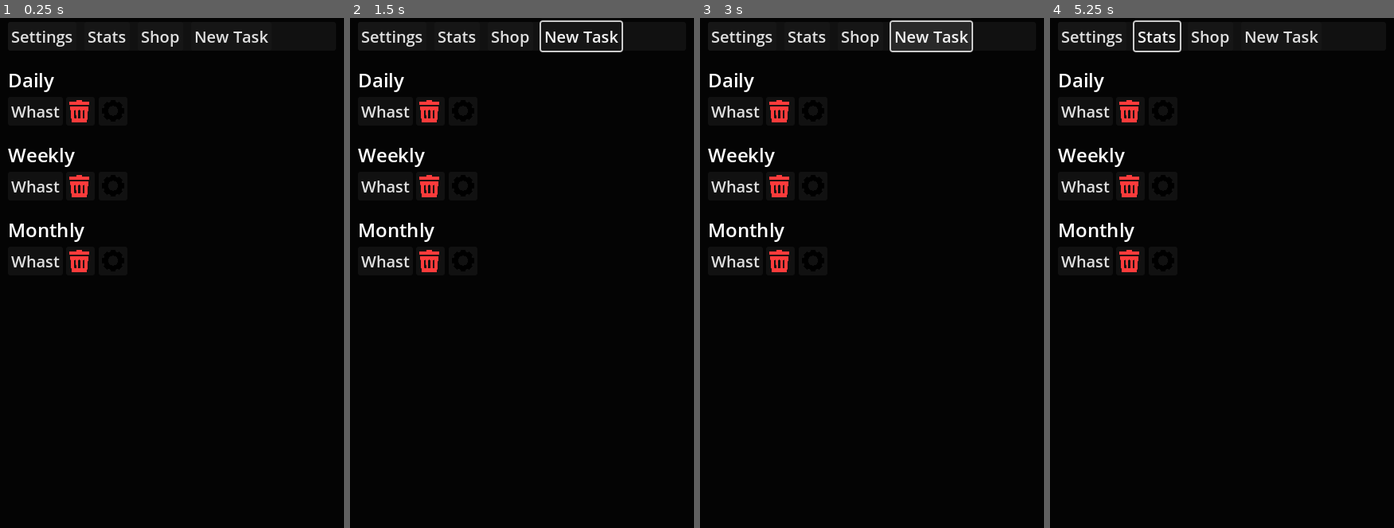
Above: before the commit, frames 1-4 (left to right).
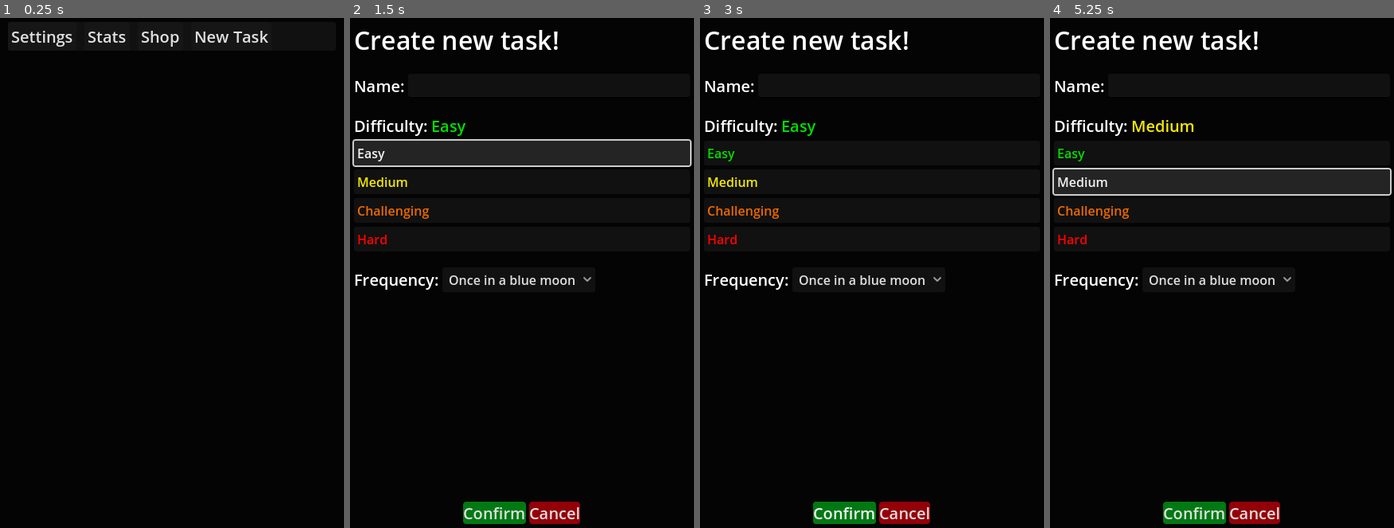
Above: after the commit, the same moments.

Repository: izzyn/Todopamine
Game: Godot game, scene res://Main.tscn
Two runs of this game, one before a commit and one after it. Both use one fixed random seed, a clock stepped at 60 frames per second and the inputs below.
Inputs (mouse positions are in pixels of both pictures, inside the frame that each line leads up to):
- Up to frame 1 (0.25 s): no input
- Up to frame 2 (1.5 s): click "New Task" at 0.5 s; click (522, 150) at 1.25 s, where only the run after the commit has a clickable "Easy"
- Up to frame 3 (3 s): click (872, 150) at 2 s, where only the run after the commit has a clickable "Easy"; click "New Task" (after the commit: "Confirm") at 2.75 s
- Up to frame 4 (5.25 s): click (1194, 512) at 3.5 s, where only the run after the commit has a clickable "Confirm"; click (1156, 38) at 4.25 s, where only the run before the commit has a clickable "Stats"; click (1222, 181) at 5 s, where only the run after the commit has a clickable "Medium"

The runs differ from the first frame. In frame 1, 1.7% of the frame differs, in the area x 2-26%, y 10-50%; in frame 2, 11%, in the area x 0-100%, y 0-100%; in frame 3, 7.1%; in frame 4, 10%.

Commit message:
added saving :)

Diff:
--- /dev/null
+++ b/Cancelbutton.gd
@@ -0,0 +1,15 @@
+extends Button
+
+
+# Called when the node enters the scene tree for the first time.
+func _ready():
+	pass # Replace with function body.
+
+
+# Called every frame. 'delta' is the elapsed time since the previous frame.
+func _process(delta):
+	pass
+
+func _pressed():
+	get_tree().change_scene_to_file("res://Main.tscn")
+	pass
--- /dev/null
+++ b/Confirmtaskbutton.gd
@@ -0,0 +1,51 @@
+extends Button
+
+
+# Called when the node enters the scene tree for the first time.
+func _ready():
+	pass # Replace with function body.
+
+
+# Called every frame. 'delta' is the elapsed time since the previous frame.
+func _process(delta):
+	pass
+
+func _pressed():
+	var root = get_tree().get_root().get_node("MarginContainer")
+	var tname = root.get_node("VBoxContainer/HBoxContainer/LineEdit").get_text()
+	print(tname)
+	for t : Task in Globals.task_manager.total_tasks:
+		if t.name == tname:
+			#handle same name error
+			return
+	if tname == "":
+		#handle empty name error
+		return
+	if len(tname) > 25:
+		#Handle too long name error
+		return
+	var diff = root.get_node("VBoxContainer/VBoxContainer/HBoxContainer/Difficulty_label").diff
+
+	if diff == -1:
+		#handle no difficulty error
+		return
+
+	print(Task.Difficulty.keys()[diff])
+
+	var occurance = root.get_node("VBoxContainer/HBoxContainer2/OptionButton").get_selected()
+
+	if occurance == 5:
+		#no occurence error
+		return
+
+	print(Task.Type.keys()[occurance])
+
+	var task = Task.new()
+	task.name = tname
+	task.difficulty = diff
+	task.type = occurance
+	Globals.task_manager.total_tasks.append(task)
+	Globals.task_manager.current_tasks.append(task)
+	Globals.save()
+	get_tree().change_scene_to_file("res://Main.tscn")
+	pass
--- a/Main.tscn
+++ b/Main.tscn
@@ -1,8 +1,9 @@
-[gd_scene load_steps=4 format=3 uid="uid://c5bwxbmpuw366"]
+[gd_scene load_steps=5 format=3 uid="uid://c5bwxbmpuw366"]
 
 [ext_resource type="Theme" uid="uid://c5m21a2q8faf" path="res://Buttontheme.tres" id="1_dldxu"]
 [ext_resource type="LabelSettings" uid="uid://dsj8lcax6rem7" path="res://Separatorlabel.tres" id="1_lv6yo"]
-[ext_resource type="PackedScene" uid="uid://kaa2pkxs8pn3" path="res://Taskname.tscn" id="1_wv4nj"]
+[ext_resource type="Script" path="res://Newtaskbutton.gd" id="2_wq7a2"]
+[ext_resource type="Script" path="res://TaskLoader.gd" id="3_njsod"]
 
 [node name="MarginContainer" type="MarginContainer"]
 anchors_preset = 15
@@ -46,53 +47,46 @@
 layout_mode = 2
 theme = ExtResource("1_dldxu")
 text = "New Task"
+script = ExtResource("2_wq7a2")
 
-[node name="VBoxContainer" type="VBoxContainer" parent="VBoxContainer"]
+[node name="Tasks" type="VBoxContainer" parent="VBoxContainer"]
 layout_mode = 2
 size_flags_horizontal = 0
 theme_override_constants/separation = 20
+script = ExtResource("3_njsod")
 
-[node name="VBoxContainer4" type="VBoxContainer" parent="VBoxContainer/VBoxContainer"]
+[node name="Daily" type="VBoxContainer" parent="VBoxContainer/Tasks"]
 layout_mode = 2
 
-[node name="Label" type="Label" parent="VBoxContainer/VBoxContainer/VBoxContainer4"]
+[node name="Label" type="Label" parent="VBoxContainer/Tasks/Daily"]
 layout_mode = 2
 text = "Daily"
 label_settings = ExtResource("1_lv6yo")
 
-[node name="VBoxContainer" type="VBoxContainer" parent="VBoxContainer/VBoxContainer/VBoxContainer4"]
+[node name="VBoxContainer" type="VBoxContainer" parent="VBoxContainer/Tasks/Daily"]
 layout_mode = 2
 size_flags_horizontal = 0
 
-[node name="Taskname" parent="VBoxContainer/VBoxContainer/VBoxContainer4/VBoxContainer" instance=ExtResource("1_wv4nj")]
+[node name="Weekly" type="VBoxContainer" parent="VBoxContainer/Tasks"]
 layout_mode = 2
 
-[node name="VBoxContainer6" type="VBoxContainer" parent="VBoxContainer/VBoxContainer"]
-layout_mode = 2
-
-[node name="Label" type="Label" parent="VBoxContainer/VBoxContainer/VBoxContainer6"]
+[node name="Label" type="Label" parent="VBoxContainer/Tasks/Weekly"]
 layout_mode = 2
 text = "Weekly"
 label_settings = ExtResource("1_lv6yo")
 
-[node name="VBoxContainer" type="VBoxContainer" parent="VBoxContainer/VBoxContainer/VBoxContainer6"]
+[node name="VBoxContainer" type="VBoxContainer" parent="VBoxContainer/Tasks/Weekly"]
 layout_mode = 2
 size_flags_horizontal = 0
 
-[node name="Taskname" parent="VBoxContainer/VBoxContainer/VBoxContainer6/VBoxContainer" instance=ExtResource("1_wv4nj")]
+[node name="Monthly" type="VBoxContainer" parent="VBoxContainer/Tasks"]
 layout_mode = 2
 
-[node name="VBoxContainer5" type="VBoxContainer" parent="VBoxContainer/VBoxContainer"]
-layout_mode = 2
-
-[node name="Label" type="Label" parent="VBoxContainer/VBoxContainer/VBoxContainer5"]
+[node name="Label" type="Label" parent="VBoxContainer/Tasks/Monthly"]
 layout_mode = 2
 text = "Monthly"
 label_settings = ExtResource("1_lv6yo")
 
-[node name="VBoxContainer" type="VBoxContainer" parent="VBoxContainer/VBoxContainer/VBoxContainer5"]
+[node name="VBoxContainer" type="VBoxContainer" parent="VBoxContainer/Tasks/Monthly"]
 layout_mode = 2
 size_flags_horizontal = 0
-
-[node name="Taskname" parent="VBoxContainer/VBoxContainer/VBoxContainer5/VBoxContainer" instance=ExtResource("1_wv4nj")]
-layout_mode = 2
--- a/Newtask.tscn
+++ b/Newtask.tscn
@@ -1,8 +1,10 @@
-[gd_scene load_steps=8 format=3 uid="uid://brl3ixt23ps88"]
+[gd_scene load_steps=10 format=3 uid="uid://brl3ixt23ps88"]
 
 [ext_resource type="LabelSettings" uid="uid://c4q8yv20ox6r8" path="res://Label.tres" id="1_1gn4d"]
 [ext_resource type="Script" path="res://Difficulty_label.gd" id="2_8pw2a"]
 [ext_resource type="Script" path="res://Difficultybutton.gd" id="2_hwshk"]
+[ext_resource type="Script" path="res://Confirmtaskbutton.gd" id="4_3f33a"]
+[ext_resource type="Script" path="res://Cancelbutton.gd" id="5_v0n4i"]
 
 [sub_resource type="LabelSettings" id="LabelSettings_f8w28"]
 font_size = 32
@@ -144,6 +146,7 @@
 theme_override_styles/disabled = SubResource("StyleBoxFlat_yaug0")
 theme_override_styles/focus = SubResource("StyleBoxFlat_yaug0")
 text = "Confirm"
+script = ExtResource("4_3f33a")
 
 [node name="Button" type="Button" parent="HBoxContainer"]
 layout_mode = 2
@@ -156,3 +159,4 @@
 theme_override_styles/disabled = SubResource("StyleBoxFlat_6r3pk")
 theme_override_styles/focus = SubResource("StyleBoxFlat_6r3pk")
 text = "Cancel"
+script = ExtResource("5_v0n4i")
--- /dev/null
+++ b/Newtaskbutton.gd
@@ -0,0 +1,15 @@
+extends Button
+
+
+# Called when the node enters the scene tree for the first time.
+func _ready():
+	pass # Replace with function body.
+
+
+# Called every frame. 'delta' is the elapsed time since the previous frame.
+func _process(delta):
+	pass
+
+func _pressed():
+	get_tree().change_scene_to_file("res://Newtask.tscn")
+	pass
--- /dev/null
+++ b/TaskLoader.gd
@@ -0,0 +1,43 @@
+extends VBoxContainer
+
+
+# Called when the node enters the scene tree for the first time.
+func _ready():
+	for c in get_children():
+		c.visible = false
+
+	for t in Globals.task_manager.current_tasks:
+		var task = preload("res://Taskname.tscn").instantiate()
+		task.get_node("Taskname/Button").text = t.name
+		var button = task.get_node("Taskname/Button")
+		match t.difficulty:
+			0:
+				button.add_theme_color_override("font_color", Globals.easy_color)
+			1:
+				button.add_theme_color_override("font_color", Globals.medium_color)
+			2:
+				button.add_theme_color_override("font_color", Globals.chal_color)
+			3:
+				button.add_theme_color_override("font_color", Globals.hard_color)
+		match t.type:
+			0:
+				get_node("Daily").add_child(task)
+				get_node("Daily").visible = true
+			1:
+				get_node("Daily").add_child(task)
+				get_node("Daily").visible = true
+			2:
+				get_node("Daily").add_child(task)
+				get_node("Daily").visible = true
+			3:
+				get_node("Weekly").add_child(task)
+				get_node("Weekly").visible = true
+			4:
+				get_node("Monthly").add_child(task)
+				get_node("Monthly").visible = true
+	pass # Replace with function body.
+
+
+# Called every frame. 'delta' is the elapsed time since the previous frame.
+func _process(delta):
+	pass
--- a/globals.gd
+++ b/globals.gd
@@ -1,5 +1,12 @@
 extends Node
 
+const SAVE_DIR = "user://saves/"
+const SAVE_FILE_NAME = "data.json"
+#Yeah!!
+var SECURITY_KEY = ""
+const SECURITY_FILE_NAME = "key"
+
+var characters = 'ABCDEFGHIJKLMNOPQRSTUVWXYZabcdefghijklmnopqrstuvwxyz0987654321'
 @export
 var easy_color : Color
 @export
@@ -9,12 +16,114 @@
 @export
 var hard_color : Color
 
+var player_data : PlayerData = PlayerData.new()
+var task_manager : TaskManager = TaskManager.new()
 
 # Called when the node enters the scene tree for the first time.
 func _ready():
+	var keydir = DirAccess.make_dir_absolute(SAVE_DIR)
+	load_data()
 	pass # Replace with function body.
 
 
 # Called every frame. 'delta' is the elapsed time since the previous frame.
 func _process(delta):
 	pass
+
+func generate_word(chars, length):
+	var word: String
+	var n_char = len(chars)
+	for i in range(length):
+		word += chars[randi()% n_char]
+	return word
+
+func get_key():
+	if not FileAccess.file_exists(SECURITY_FILE_NAME):
+		var writekey = FileAccess.open(SECURITY_FILE_NAME, FileAccess.WRITE)
+		if writekey == null:
+			print(FileAccess.get_open_error())
+			return
+		writekey.store_string(generate_word(characters, 50));
+		writekey.close()
+	var keyfile = FileAccess.open(SECURITY_FILE_NAME, FileAccess.READ)
+
+	if keyfile == null:
+		print(FileAccess.get_open_error())
+		return
+
+	var key = keyfile.get_as_text()
+	keyfile.close()
+	return key
+	pass
+
+func load_task(data):
+	var task = Task.new()
+	task.name = data["name"]
+	task.type = int(data["type"])
+	task.difficulty = int(data["difficulty"])
+	return task
+
+func save():
+
+	var key = get_key()
+	var file = FileAccess.open_encrypted_with_pass(SAVE_FILE_NAME, FileAccess.WRITE, key)
+	if file == null:
+		print(FileAccess.get_open_error())
+		return
+
+	var data = {
+		"player_data": {
+			"points": player_data.points
+		},
+		"task_manager": {
+			"current_tasks": [],
+			"total_tasks": []
+		}
+	}
+	for t in task_manager.current_tasks:
+		data["task_manager"]["current_tasks"].append(
+			{
+				"name": t.name,
+				"difficulty" : t.difficulty,
+				"type": t.type
+			}
+		)
+	for t in task_manager.total_tasks:
+		data["task_manager"]["total_tasks"].append(
+			{
+				"name": t.name,
+				"difficulty" : t.difficulty,
+				"type": t.type
+			}
+		)
+	var json_string = JSON.stringify(data, "\t")
+
+	file.store_string(json_string)
+	file.close()
+	print(data)
+	pass
+
+func load_data():
+	var key = get_key()
+	if not FileAccess.file_exists(SAVE_FILE_NAME):
+		print("No save file exists :(")
+		return
+
+	var file = FileAccess.open_encrypted_with_pass(SAVE_FILE_NAME, FileAccess.READ, key)
+	if file == null:
+		print(FileAccess.get_open_error())
+		return
+	var content = file.get_as_text()
+	var data = JSON.parse_string(content)
+	if data == null:
+		print("Can't parse save file :(")
+		return
+
+	player_data.points = int(data["player_data"]["points"])
+	print(data)
+	for t in data["task_manager"]["current_tasks"]:
+		task_manager.current_tasks.append(load_task(t))
+	for t in data["task_manager"]["total_tasks"]:
+		task_manager.total_tasks.append(load_task(t))
+
+	file.close()
--- /dev/null
+++ b/playerdata.gd
@@ -0,0 +1,4 @@
+extends Resource
+class_name PlayerData
+
+var points : int
--- /dev/null
+++ b/task.gd
@@ -0,0 +1,21 @@
+extends Resource
+class_name Task
+
+enum Difficulty {
+	EASY,
+	MEDIUM,
+	CHALLENGING,
+	HARD
+}
+
+enum Type {
+	DAILY,
+	WEEKDAYS,
+	WEEKENDS,
+	WEEKLY,
+	MONTHLY
+}
+
+var type : Type
+var difficulty : Difficulty
+var name : String
--- /dev/null
+++ b/task_manager.gd
@@ -0,0 +1,5 @@
+extends Resource
+class_name TaskManager
+
+var current_tasks : Array[Task] = []
+var total_tasks : Array[Task] = []
Not shown, changed: .gitignore
